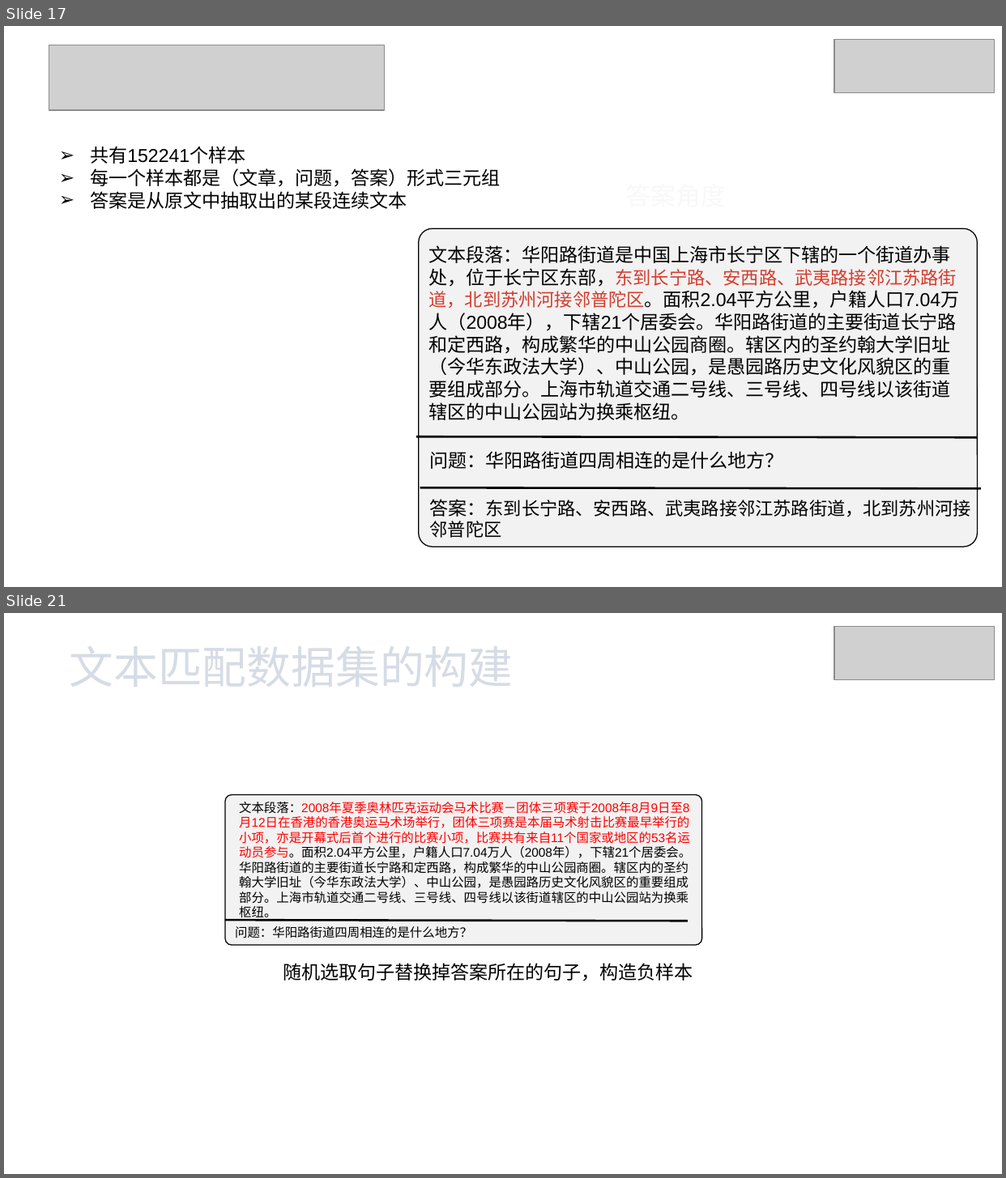
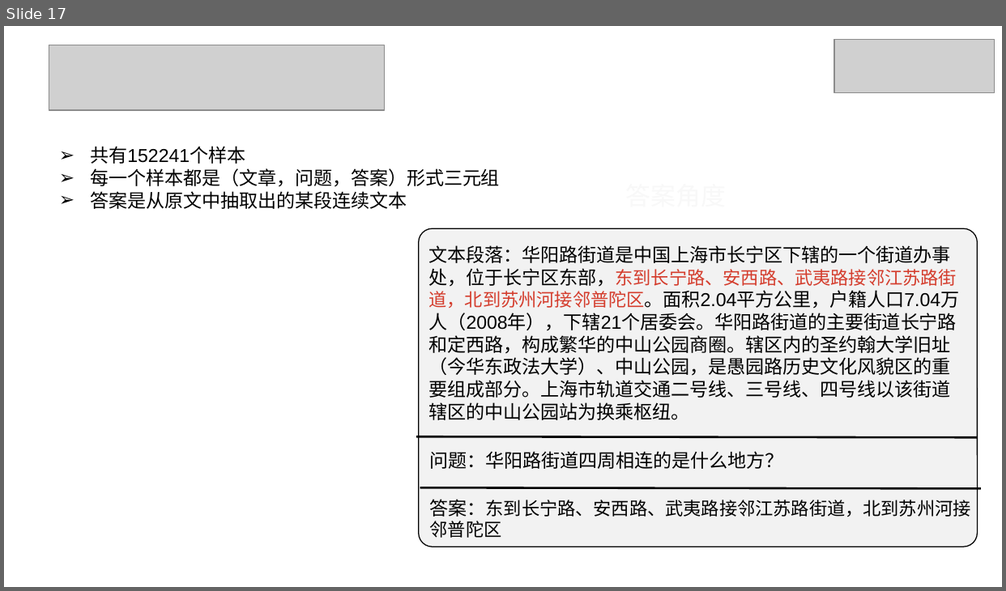
Before and after one commit to xhsun1997/ChineseMRC, a slide deck: 孙相会.pptx. Shown one above the other, each under a label of ours: slides 17 and 21 before the commit, slide 17 after it; the slides between them are not shown. The pictures are 1006x1178 and 1006x591 pixels, drawn with LibreOffice and Linux fonts; fonts in the diff are those of the drawing; grey boxes stand for pictures. Boxes give left, top, right and bottom in pixels: in the first picture for what was removed or moved away, otherwise in the second. Text is boxed around its words. In the diff, an @@ line names an element or a change of style, - is before the commit and + after.

```diff
--- a/孙相会.pptx
+++ b/孙相会.pptx
@@ slide 21 removed at (4,613,1002,1174), background #FFFFFF @@
@@ picture removed at (834,626,994,680) @@
@@ text removed at (70,646,513,687) @@
-文本匹配数据集的构建
@@ rounded rectangle removed at (226,794,702,945) @@
@@ text removed at (239,802,691,921) @@
-文本段落：2008年夏季奥林匹克运动会马术比赛－团体三项赛于2008年8月9日至8月12日在香港的香港奥运马术场举行，团体三项赛是本届马术射击比赛最早举行的小项，亦是开幕式后首个进行的比赛小项，比赛共有来自11个国家或地区的53名运动员参与。面积2.04平方公里，户籍人口7.04万人（2008年），下辖21个居委会。华阳路街道的主要街道长宁路和定西路，构成繁华的中山公园商圈。辖区内的圣约翰大学旧址（今华东政法大学）、中山公园，是愚园路历史文化风貌区的重要组成部分。上海市轨道交通二号线、三号线、四号线以该街道辖区的中山公园站为换乘枢纽。
@@ line removed from (226, 920) to (688, 922) @@
@@ text removed at (235,926,472,939) @@
-问题：华阳路街道四周相连的是什么地方？
@@ text removed at (283,963,692,982) @@
-随机选取句子替换掉答案所在的句子，构造负样本
```
Also in this commit, not shown: 7 slides changed, 7 slides added, 11 other slides removed.
